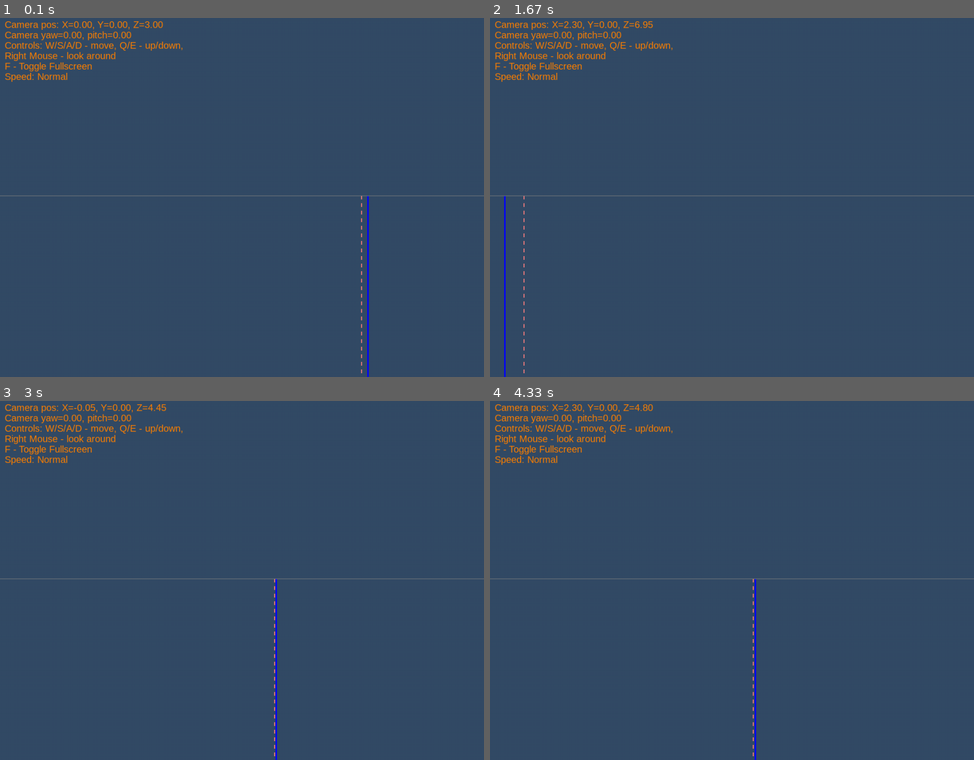
Above: before the commit, frames 1-4 (two rows, left to right).
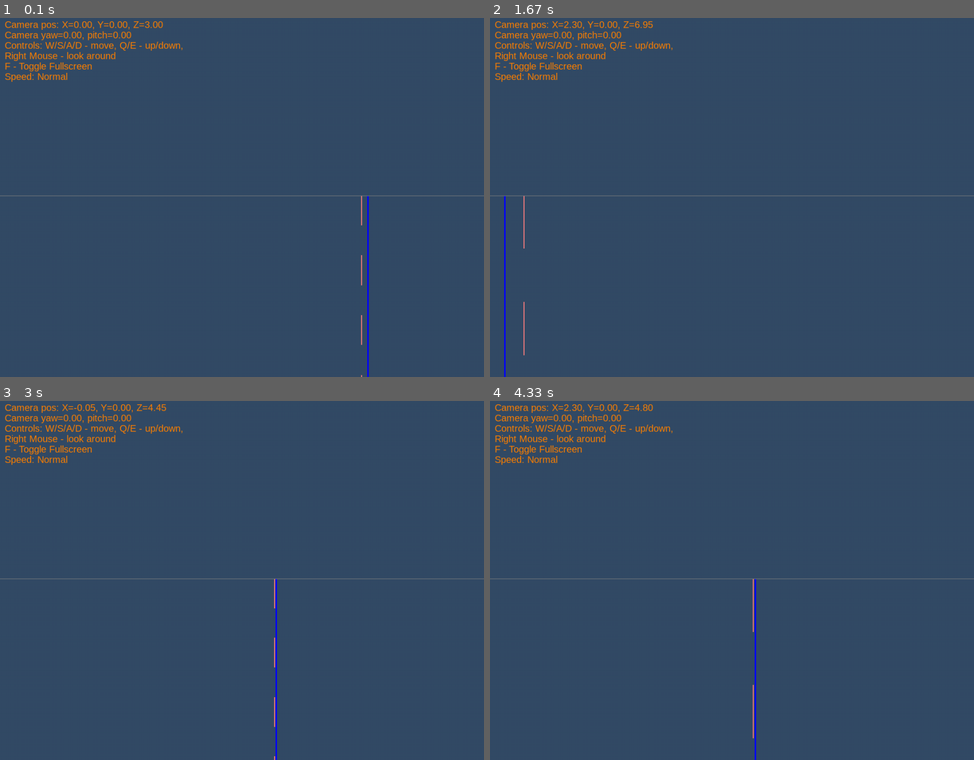
Above: after the commit, the same moments.

Repository: mike7109/Mine3DExplorer
Game: pygame game, started from main.py
The game is run twice, just before and just after one commit, with the same random seed, the same clock (stepped at 60 frames per second) and the same inputs.
Inputs (mouse positions are in pixels of both pictures, inside the frame that each line leads up to):
- Up to frame 1 (0.1 s): no input
- Up to frame 2 (1.67 s): hold D 0.33-0.8 s; move the mouse to (712, 211) at 0.37 s; hold W 0.83-1.3 s; move the mouse to (736, 219) at 0.87 s; hold D from 1.33 s (still down); move the mouse to (780, 276) at 1.37 s
- Up to frame 3 (3 s): release D at 1.8 s; hold A 1.83-2.37 s; move the mouse to (91, 663) at 1.87 s; hold S 2.4-2.87 s; move the mouse to (300, 609) at 2.43 s; hold A from 2.9 s (still down); move the mouse to (251, 454) at 2.93 s
- Up to frame 4 (4.33 s): release A at 3.37 s; hold W 3.4-3.87 s; move the mouse to (557, 569) at 3.43 s; hold D from 3.9 s (still down); move the mouse to (732, 623) at 3.93 s

The runs differ from the first frame. In frame 1, less than 0.1% of the frame differs, in the area x 74-75%, y 50-100%; in frame 2, less than 0.1%; in frame 3, less than 0.1%, in the area x 56-57%, y 50-100%; in frame 4, less than 0.1%.

Commit message:
big screen

Diff:
--- a/config.py
+++ b/config.py
@@ -37,3 +37,6 @@
 # Добавим переменные для текстур, например:
 floor_texture = None  # Текстура для пола (пример)
 wall_texture = None   # Если понадобится
+
+EQUIPMENT_DASH_LENGTH = 0.5
+EQUIPMENT_GAP_LENGTH = 0.5
--- a/renderer_3d.py
+++ b/renderer_3d.py
@@ -1,6 +1,7 @@
 # renderer_3d.py
 
 import config
+import math
 from OpenGL.GL import *
 from OpenGL.GLU import *
 
@@ -23,15 +24,48 @@
     glEnd()
     glLineWidth(1.0)
 
+
+def draw_dashed_line(start, end, dash_length=config.EQUIPMENT_DASH_LENGTH, gap_length=config.EQUIPMENT_GAP_LENGTH):
+    """Рисует пунктирную линию между двумя точками."""
+    # Расчёт расстояния между точками
+    dx = end[0] - start[0]
+    dy = end[1] - start[1]
+    dz = end[2] - start[2]
+    distance = math.sqrt(dx ** 2 + dy ** 2 + dz ** 2)
+
+    # Нормализация вектора направления
+    if distance == 0:
+        return
+    dx /= distance
+    dy /= distance
+    dz /= distance
+
+    # Инициализация переменных
+    current_distance = 0.0
+    drawing = True  # Начинаем с рисования штриха
+
+    while current_distance < distance:
+        if drawing:
+            # Определяем конец штриха
+            segment_length = min(dash_length, distance - current_distance)
+            glBegin(GL_LINES)
+            glVertex3f(start[0] + dx * current_distance,
+                       start[1] + dy * current_distance,
+                       start[2] + dz * current_distance)
+            glVertex3f(start[0] + dx * (current_distance + segment_length),
+                       start[1] + dy * (current_distance + segment_length),
+                       start[2] + dz * (current_distance + segment_length))
+            glEnd()
+
+        # Обновляем текущее расстояние
+        current_distance += dash_length if drawing else gap_length
+        # Переключаем режим рисования
+        drawing = not drawing
+
 def draw_equipment():
     """Рисуем оборудование как пунктирные линии."""
     glLineWidth(2.0)
-    glEnable(GL_LINE_STIPPLE)  # Включаем штриховку линий
 
-    # Настраиваем паттерн штриховки: 0x00FF - 8 бит штрих, 8 бит пробел
-    glLineStipple(1, 0x00FF)  # Плотность и паттерн
-
-    glBegin(GL_LINES)
     for eq in config.equipment_list:
         if eq['eq_status'] == 1:
             glColor3f(1, 0.5, 0.5)  # Светло-красный
@@ -39,12 +73,14 @@
             glColor3f(0.5, 1, 0.5)  # Светло-зеленый
         else:
             glColor3f(0.8, 0.8, 0.8)  # Серый
-        glVertex3f(eq['xs'], eq['ys'], eq['zs'])
-        glVertex3f(eq['xf'], eq['yf'], eq['zf'])
-    glEnd()
 
-    glDisable(GL_LINE_STIPPLE)  # Выключаем штриховку линий
-    glLineWidth(3.0)
+        start = (eq['xs'], eq['ys'], eq['zs'])
+        end = (eq['xf'], eq['yf'], eq['zf'])
+
+        # Отрисовка пунктирной линии между start и end
+        draw_dashed_line(start, end, dash_length=0.5, gap_length=0.5)
+
+    glLineWidth(1.0)
 
 def draw_work_places():
     """Рисуем рабочие места."""
